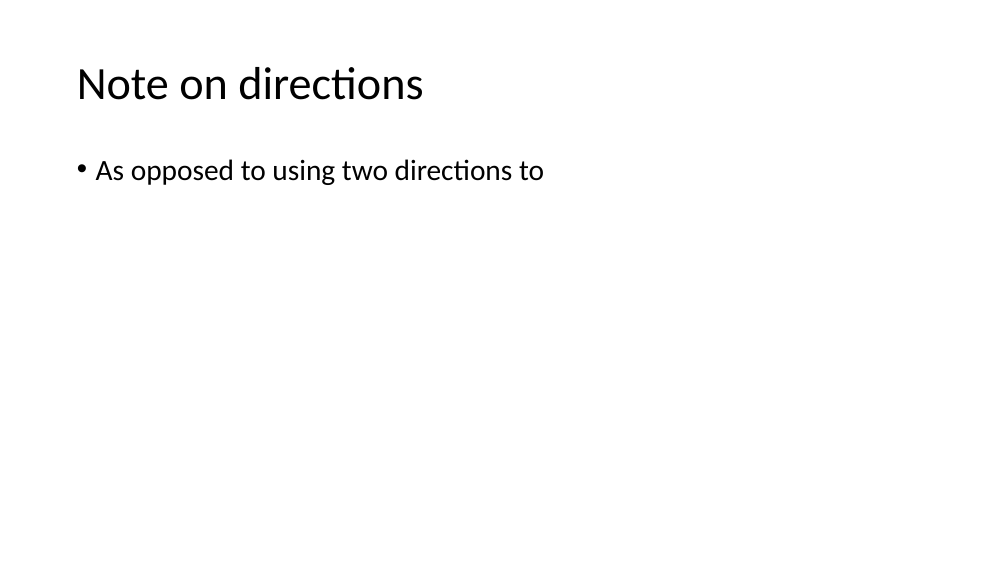
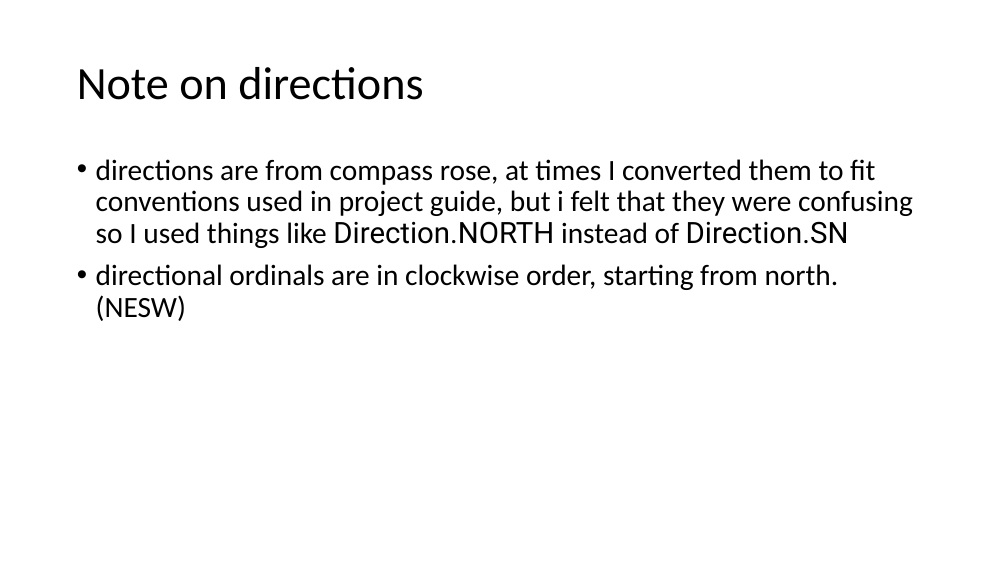
Before and after one commit to dvtate/cs, a slide deck: slide 4 of cs116/project/CS116 final project.pptx. Drawn at 1008x567 pixels with LibreOffice and Linux fonts; fonts in the diff are those of the drawing. Boxes give left, top, right and bottom in pixels: in the first picture for what was removed or moved away, otherwise in the second. Text is boxed around its words. In the diff, an @@ line names an element or a change of style, - is before the commit and + after.

Commit message:
two final projects done :)

```diff
--- a/cs116/project/CS116 final project.pptx
+++ b/cs116/project/CS116 final project.pptx
@@ text at bbox=[96, 159, 913, 321]: text changed @@
-• As opposed to using two directions to
+• directions are from compass rose, at times I converted them to fit conventions used in project guide, but i felt that they were confusing so I used things like Direction.NORTH instead of Direction.SN
+• directional ordinals are in clockwise order, starting from north. (NESW)
```
Also in this commit, not shown: 2 other slides changed, 10 other files.
